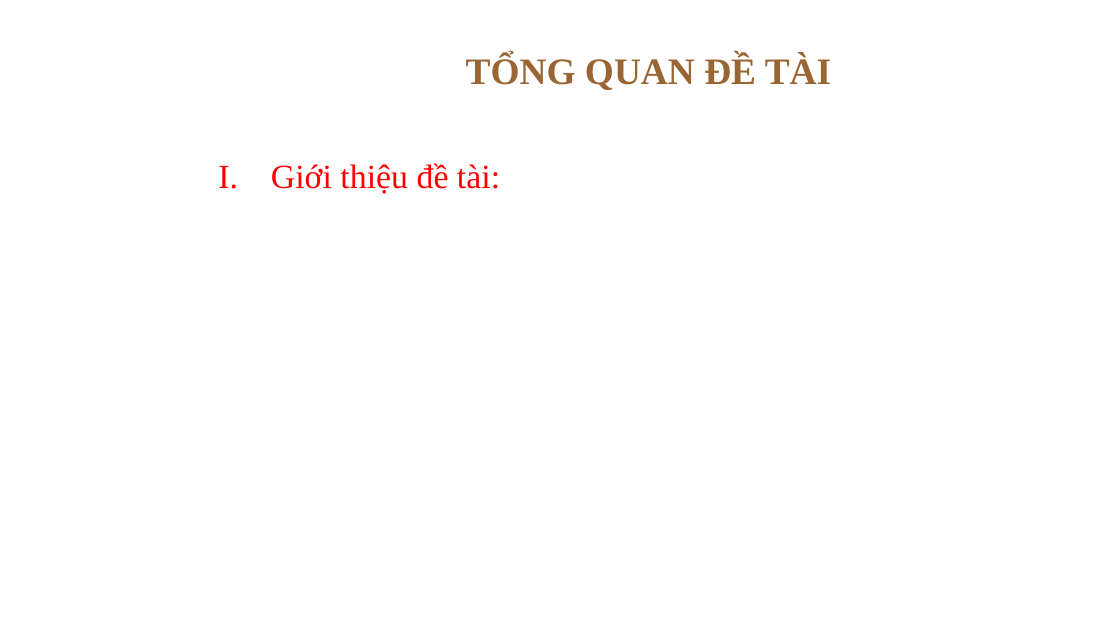
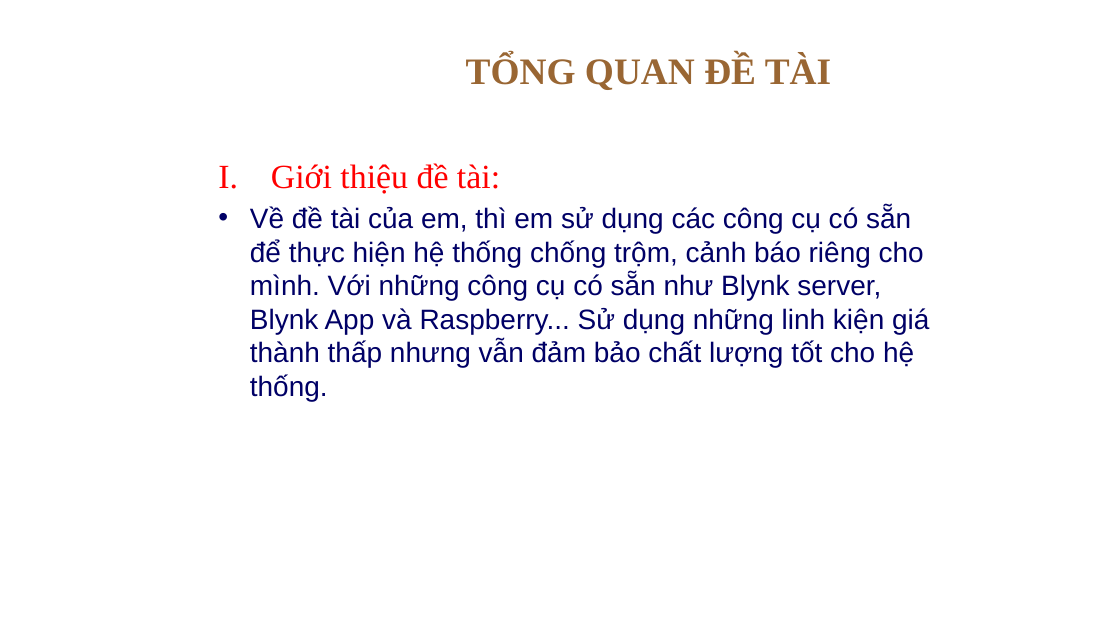
Before and after one commit to nhatduyEE/Master, a slide deck: slide 3 of BaoCao/baoCao.pptx. Drawn at 1120x630 pixels with LibreOffice and Linux fonts; fonts in the diff are those of the drawing; background and template pictures are left out. Boxes give left, top, right and bottom in pixels: in the first picture for what was removed or moved away, otherwise in the second. Text is boxed around its words. In the diff, an @@ line names an element or a change of style, - is before the commit and + after.

```diff
--- a/BaoCao/baoCao.pptx
+++ b/BaoCao/baoCao.pptx
@@ text at [250, 206, 929, 401]: paragraph added @@
+• Về đề tài của em, thì em sử dụng các công cụ có sẵn để thực hiện hệ thống chống trộm, cảnh báo riêng cho mình. Với những công cụ có sẵn như Blynk server, Blynk App và Raspberry... Sử dụng những linh kiện giá thành thấp nhưng vẫn đảm bảo chất lượng tốt cho hệ thống.
```
Also in this commit, not shown: 4 other slides changed, 12 slides added, 7 other files.
